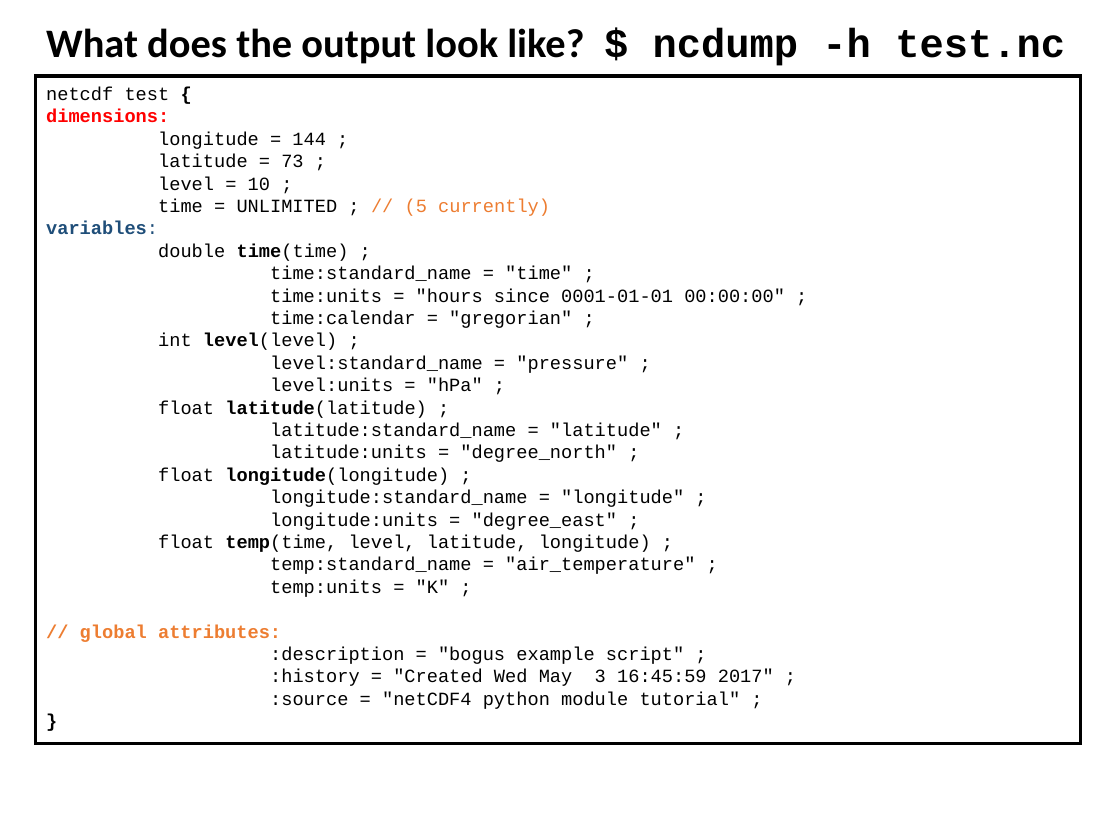
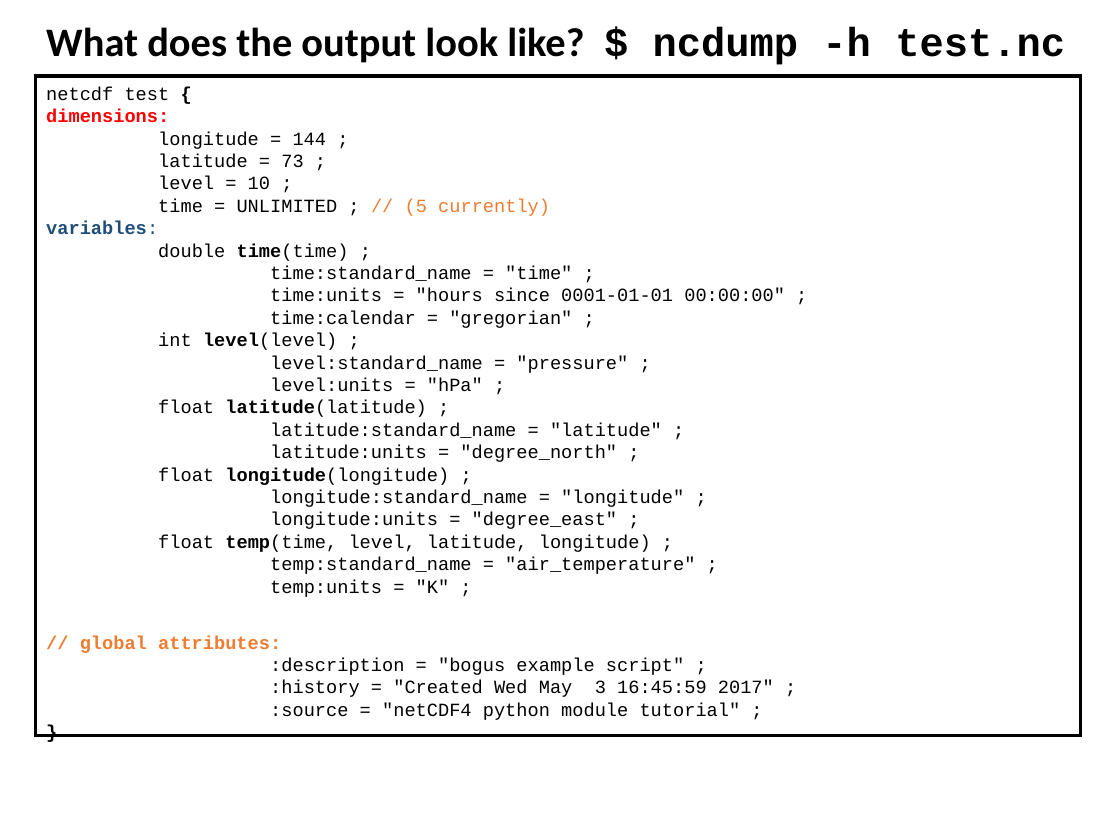
Before and after one commit to ncasuk/ncas-isc, a slide deck: slide 17 of python/presentations/read_write_data/11_create_netcdf_python.pptx (slide 19 before the commit). Drawn at 1120x840 pixels with LibreOffice and Linux fonts; fonts in the diff are those of the drawing; background and template pictures are left out. Boxes give left, top, right and bottom in pixels: in the first picture for what was removed or moved away, otherwise in the second. Text is boxed around its words. In the diff, an @@ line names an element or a change of style, - is before the commit and + after.

```diff
--- a/python/presentations/read_write_data/11_create_netcdf_python.pptx
+++ b/python/presentations/read_write_data/11_create_netcdf_python.pptx
@@ rectangle "netcdf test {": place and size @@
-rectangle "netcdf test {" at (35, 76, 1080, 744)
+rectangle "netcdf test {" at (35, 76, 1080, 736)
```
Also in this commit, not shown: 13 other slides changed, 2 slides removed, 5 other files.
